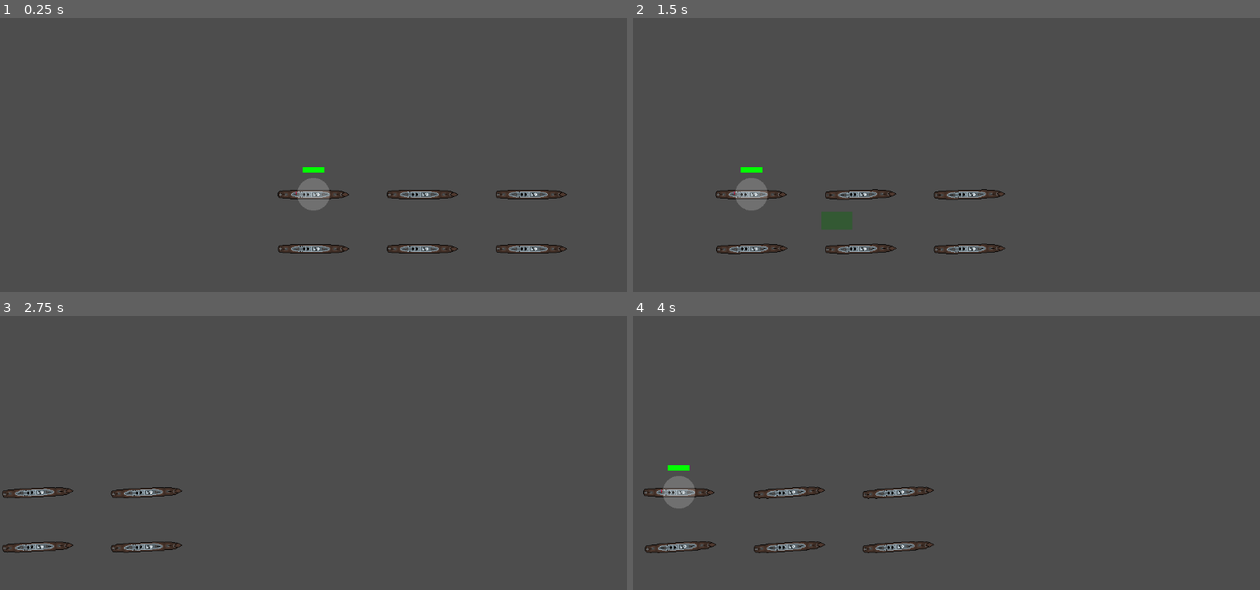
Above: before the commit, frames 1-4 (two rows, left to right).
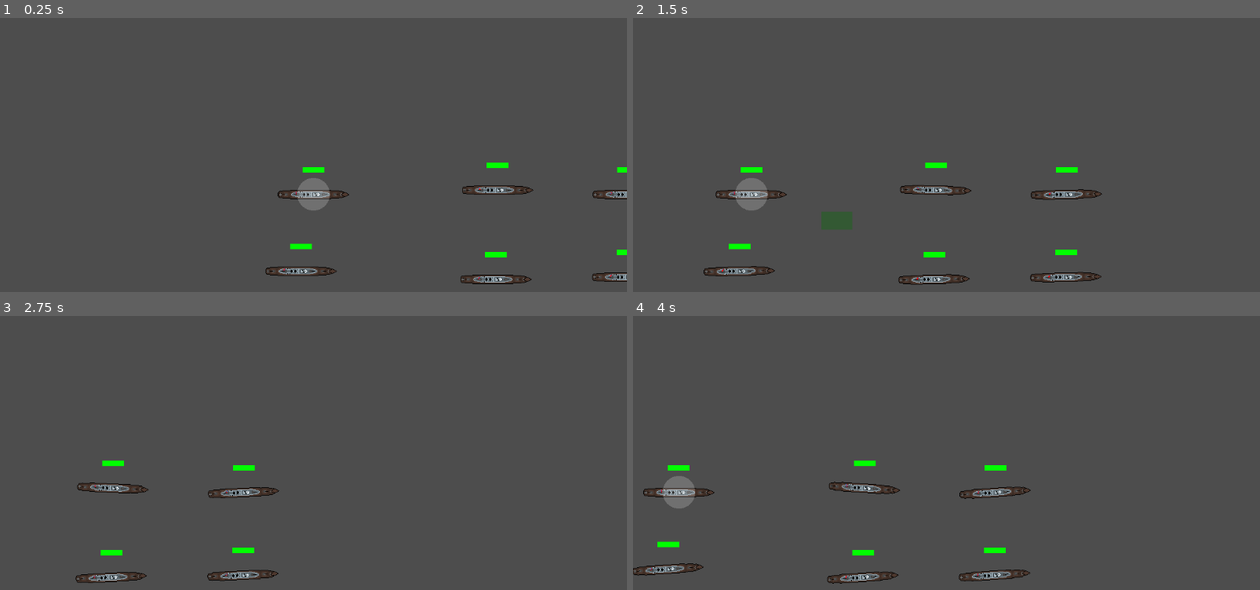
Above: after the commit, the same moments.

Repository: ObfuscatedOwl/bote-game
Game: Godot game, scene res://scenes/testScene.tscn
The game is run twice, just before and just after one commit, with the same random seed, the same clock (stepped at 60 frames per second) and the same inputs.
Inputs (mouse positions are in pixels of both pictures, inside the frame that each line leads up to):
- Up to frame 1 (0.25 s): no input
- Up to frame 2 (1.5 s): tap Enter (runRotor) at 0.5 s; move the mouse to (1084, 176) at 0.52 s; hold Right (ui_right) 0.53-1.25 s; tap A (A) at 0.6 s; click (1084, 176) at 0.67 s; tap D (D) at 0.8 s; drag from (821, 212) to (915, 264) at 1.27 s
- Up to frame 3 (2.75 s): move the mouse to (376, 414) at 2.02 s; hold Right (ui_right) from 2.03 s (still down); tap S (S) at 2.1 s; click (376, 414) at 2.17 s; tap A (A) at 2.3 s
- Up to frame 4 (4 s): release Right (ui_right) at 2.75 s; drag from (915, 562) to (758, 439) at 2.77 s; move the mouse to (1134, 546) at 3.52 s; hold Left (ui_left) from 3.53 s (still down); tap D (D) at 3.6 s; click (1134, 546) at 3.67 s; tap S (S) at 3.8 s

The runs differ from the first frame. In frame 1, 2.9% of the frame differs, in the area x 42-100%, y 52-98%; in frame 2, 3.3%, in the area x 11-75%, y 52-98%; in frame 3, 2.7%; in frame 4, 3.3%.
Error before the commit: Invalid assignment of property or key 'rotation' with value of type 'float' on a base object of type 'null instance'. (res://scripts/boteController.gd:179)

Commit message:
bote sinking start

Diff:
--- a/bote game/scenes/bote.tscn
+++ b/bote game/scenes/bote.tscn
@@ -22,6 +22,7 @@
 [node name="NavigationAgent2D" type="NavigationAgent2D" parent="."]
 
 [node name="health" type="Node2D" parent="."]
+z_index = 1
 script = ExtResource("3_lgynd")
 
 [node name="hitbox" type="Area2D" parent="health"]
--- a/bote game/scenes/testScene.tscn
+++ b/bote game/scenes/testScene.tscn
@@ -1,11 +1,8 @@
-[gd_scene load_steps=8 format=3 uid="uid://b40crqmjyah52"]
+[gd_scene load_steps=5 format=3 uid="uid://b40crqmjyah52"]
 
 [ext_resource type="Script" path="res://scripts/camera.gd" id="1_2k4r3"]
 [ext_resource type="Script" path="res://scripts/boteHolder.gd" id="2_1en8m"]
 [ext_resource type="PackedScene" uid="uid://82s0k7lpx1un" path="res://scenes/bote.tscn" id="3_b5p0u"]
-[ext_resource type="Script" path="res://scripts/boteController.gd" id="3_kidlr"]
-[ext_resource type="Texture2D" uid="uid://bwwglaykga4y3" path="res://sprites/botes/rudder.png" id="4_p3du1"]
-[ext_resource type="Texture2D" uid="uid://63k7u6yw04cs" path="res://sprites/botes/Destroyer.png" id="5_t3ubm"]
 
 [sub_resource type="NavigationPolygon" id="NavigationPolygon_xp063"]
 vertices = PackedVector2Array(-441, -280, -72, -278, -298, -165, 147, -300, 371, -233, 187, -186, 98, -213, -502, 223, -189, -14, 398, -51, 349, 309, 65, -269)
@@ -30,87 +27,17 @@
 
 [node name="bote" parent="boteHolder" instance=ExtResource("3_b5p0u")]
 
-[node name="bote2" type="Node2D" parent="boteHolder"]
-show_behind_parent = true
-position = Vector2(200, 0)
-script = ExtResource("3_kidlr")
+[node name="bote2" parent="boteHolder" instance=ExtResource("3_b5p0u")]
+position = Vector2(338, -8)
 
-[node name="rudder" type="Sprite2D" parent="boteHolder/bote2"]
-position = Vector2(-32, 0)
-rotation = 3.14159
-texture = ExtResource("4_p3du1")
-offset = Vector2(2.5, 0)
+[node name="bote3" parent="boteHolder" instance=ExtResource("3_b5p0u")]
+position = Vector2(578, 0)
 
-[node name="bote2pointOh" type="Sprite2D" parent="boteHolder/bote2"]
-rotation = 1.5708
-texture = ExtResource("5_t3ubm")
+[node name="bote4" parent="boteHolder" instance=ExtResource("3_b5p0u")]
+position = Vector2(-23, 141)
 
-[node name="NavigationAgent2D" type="NavigationAgent2D" parent="boteHolder/bote2"]
+[node name="bote5" parent="boteHolder" instance=ExtResource("3_b5p0u")]
+position = Vector2(335, 156)
 
-[node name="bote3" type="Node2D" parent="boteHolder"]
-show_behind_parent = true
-position = Vector2(400, 0)
-script = ExtResource("3_kidlr")
-
-[node name="rudder" type="Sprite2D" parent="boteHolder/bote3"]
-position = Vector2(-32, 0)
-rotation = 3.14159
-texture = ExtResource("4_p3du1")
-offset = Vector2(2.5, 0)
-
-[node name="bote2pointOh" type="Sprite2D" parent="boteHolder/bote3"]
-rotation = 1.5708
-texture = ExtResource("5_t3ubm")
-
-[node name="NavigationAgent2D" type="NavigationAgent2D" parent="boteHolder/bote3"]
-
-[node name="bote4" type="Node2D" parent="boteHolder"]
-show_behind_parent = true
-position = Vector2(0, 100)
-script = ExtResource("3_kidlr")
-
-[node name="rudder" type="Sprite2D" parent="boteHolder/bote4"]
-position = Vector2(-32, 0)
-rotation = 3.14159
-texture = ExtResource("4_p3du1")
-offset = Vector2(2.5, 0)
-
-[node name="bote2pointOh" type="Sprite2D" parent="boteHolder/bote4"]
-rotation = 1.5708
-texture = ExtResource("5_t3ubm")
-
-[node name="NavigationAgent2D" type="NavigationAgent2D" parent="boteHolder/bote4"]
-
-[node name="bote5" type="Node2D" parent="boteHolder"]
-show_behind_parent = true
-position = Vector2(200, 100)
-script = ExtResource("3_kidlr")
-
-[node name="rudder" type="Sprite2D" parent="boteHolder/bote5"]
-position = Vector2(-32, 0)
-rotation = 3.14159
-texture = ExtResource("4_p3du1")
-offset = Vector2(2.5, 0)
-
-[node name="bote2pointOh" type="Sprite2D" parent="boteHolder/bote5"]
-rotation = 1.5708
-texture = ExtResource("5_t3ubm")
-
-[node name="NavigationAgent2D" type="NavigationAgent2D" parent="boteHolder/bote5"]
-
-[node name="bote6" type="Node2D" parent="boteHolder"]
-show_behind_parent = true
-position = Vector2(400, 100)
-script = ExtResource("3_kidlr")
-
-[node name="rudder" type="Sprite2D" parent="boteHolder/bote6"]
-position = Vector2(-32, 0)
-rotation = 3.14159
-texture = ExtResource("4_p3du1")
-offset = Vector2(2.5, 0)
-
-[node name="bote2pointOh" type="Sprite2D" parent="boteHolder/bote6"]
-rotation = 1.5708
-texture = ExtResource("5_t3ubm")
-
-[node name="NavigationAgent2D" type="NavigationAgent2D" parent="boteHolder/bote6"]
+[node name="bote6" parent="boteHolder" instance=ExtResource("3_b5p0u")]
+position = Vector2(577, 152)
--- a/bote game/scripts/boteController.gd
+++ b/bote game/scripts/boteController.gd
@@ -37,6 +37,8 @@
 var preTargetDone = false
 var finalTarget = Vector2(0,0)
 
+var isSunk = false
+
 func getTrueLeader():
 	if formationLeader == null:
 		return null
@@ -62,7 +64,6 @@
 	var followers = getFollowers(true)
 	print(followers)
 	for follower in followers:
-		print("hello")
 		follower.disconnectFollowers()
 		follower.formationLeader = null
 
@@ -73,9 +74,7 @@
 		followers.append_array(formationLeader.disband())
 
 	formationLeader = null
-
 	disconnectFollowers()
-
 	return followers
 
 func disconnectFollowers():
@@ -198,10 +197,23 @@
 	metTarget = false
 
 func onOrder(pos, desiredAngle):
-	enactOrder(pos, desiredAngle)
-	print("order recieved maam")
+	if not isSunk:
+		enactOrder(pos, desiredAngle)
+		print("order recieved maam")
 
 func onFormationOrder(commands):
-	for command in commands:
-		if command[1] == self:
-			enactOrder(command[0], null)
+	if not isSunk:
+		for command in commands:
+			if command[1] == self:
+				enactOrder(command[0], null)
+
+func canBeControlled(id):
+	#do something to ensure id is correct
+	if isSunk:
+		return false
+	return true
+
+func sink():
+	disband()
+	#also go about removing self from formations
+	isSunk = true
--- a/bote game/scripts/boteHealth.gd
+++ b/bote game/scripts/boteHealth.gd
@@ -2,6 +2,8 @@
 
 var health = 100.0
 var maxHealth = 100.0
+
+signal sink
 
 func drawRectangle(pos, size, color):
 	var pointsArr = PackedVector2Array([
@@ -15,23 +17,40 @@
 
 # Called when the node enters the scene tree for the first time.
 func _ready():
-	pass # Replace with function body.
+	sink.connect($"..".sink)
 
 
 func _draw():
 	drawRectangle(Vector2(-20, -50), Vector2(40, 10), Color(1, 0, 0))
-	var healthFraction = health/maxHealth
+	var healthFraction = max(0, health/maxHealth)
 	drawRectangle(Vector2(-20, -50), Vector2(40*healthFraction, 10), Color(0, 1, 0))
-
-# Called every frame. 'delta' is the elapsed time since the previous frame.
-func _process(delta):
-	pass
-
+	if health <= 0:
+		var major = Vector2(2, 2)
+		var minor = Vector2(0.2, 0.2)
+		var color = PackedColorArray([Color(1, 0, 0)])
+		draw_polygon(PackedVector2Array([
+			major+minor, major-minor, -major-minor, -major+minor
+		]), color)
+		major = major.rotated(PI/2)
+		minor = minor.rotated(PI/2)
+		draw_polygon(PackedVector2Array([
+			major+minor, major-minor, -major-minor, -major+minor
+		]), color)
+		print("cross")
+	else:
+		print("no cross")
 
 func _on_hitbox_entered(area):
 	var areaParent = area.get_parent()
 	if area.collision_layer == 2:
-		health -= areaParent.damage
+		bulletHit(areaParent)
+
+func bulletHit(bullet):
+	if health > 0:
+		health -= bullet.damage
 		print("Health decreased to " + str(health))
-		areaParent.queue_free()
-		queue_redraw()
+	bullet.queue_free()
+	if health <= 0:
+		sink.emit()
+		print("noooo ahh imdead")
+	queue_redraw()
--- a/bote game/scripts/boteHolder.gd
+++ b/bote game/scripts/boteHolder.gd
@@ -37,7 +37,12 @@
 	return (globalPos - get_global_mouse_position()).length() / zoom
 
 func getControllableBotes():
-	return get_children()
+	var children = get_children()
+	var controllableBotes = []
+	for child in children:
+		if child.canBeControlled(null):
+			controllableBotes.append(child)
+	return controllableBotes
 
 func selectBotes():
 	var childs = getControllableBotes()
--- a/bote game/scripts/bullet.gd
+++ b/bote game/scripts/bullet.gd
@@ -1,7 +1,7 @@
 extends Node2D
 
 var velocity:Vector2
-var damage = 10
+var damage = 50
 
 func _process(delta):
 	position += velocity * delta
--- a/bote game/scripts/turret.gd
+++ b/bote game/scripts/turret.gd
@@ -64,5 +64,6 @@
 	$"Smoke".emitting = true
 	$"Fire".emitting = true
 	var newBullet = bullet.instantiate()
-	bulletNode.add_child(newBullet)
+	if bulletNode != null:
+		bulletNode.add_child(newBullet)
 	newBullet.velocity = Vector2.from_angle(rotation) * muzzleSpeed
--- a/bote game/scripts/turretTestScene.gd
+++ b/bote game/scripts/turretTestScene.gd
@@ -9,7 +9,6 @@
 	newTurret = turret.instantiate()
 	add_child(newTurret)
 	newTurret.bulletNode = $bullets
-	$bullets.add_child(newTurret)
 	newBote = bote.instantiate()
 	$boteHolder.add_child(newBote)
 	newBote.position = Vector2(250, -40)
